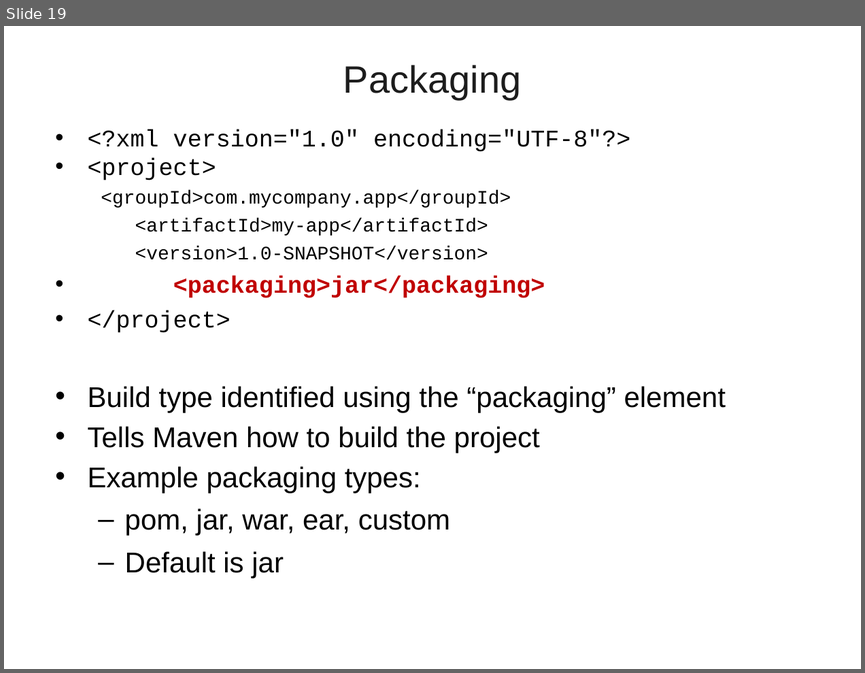
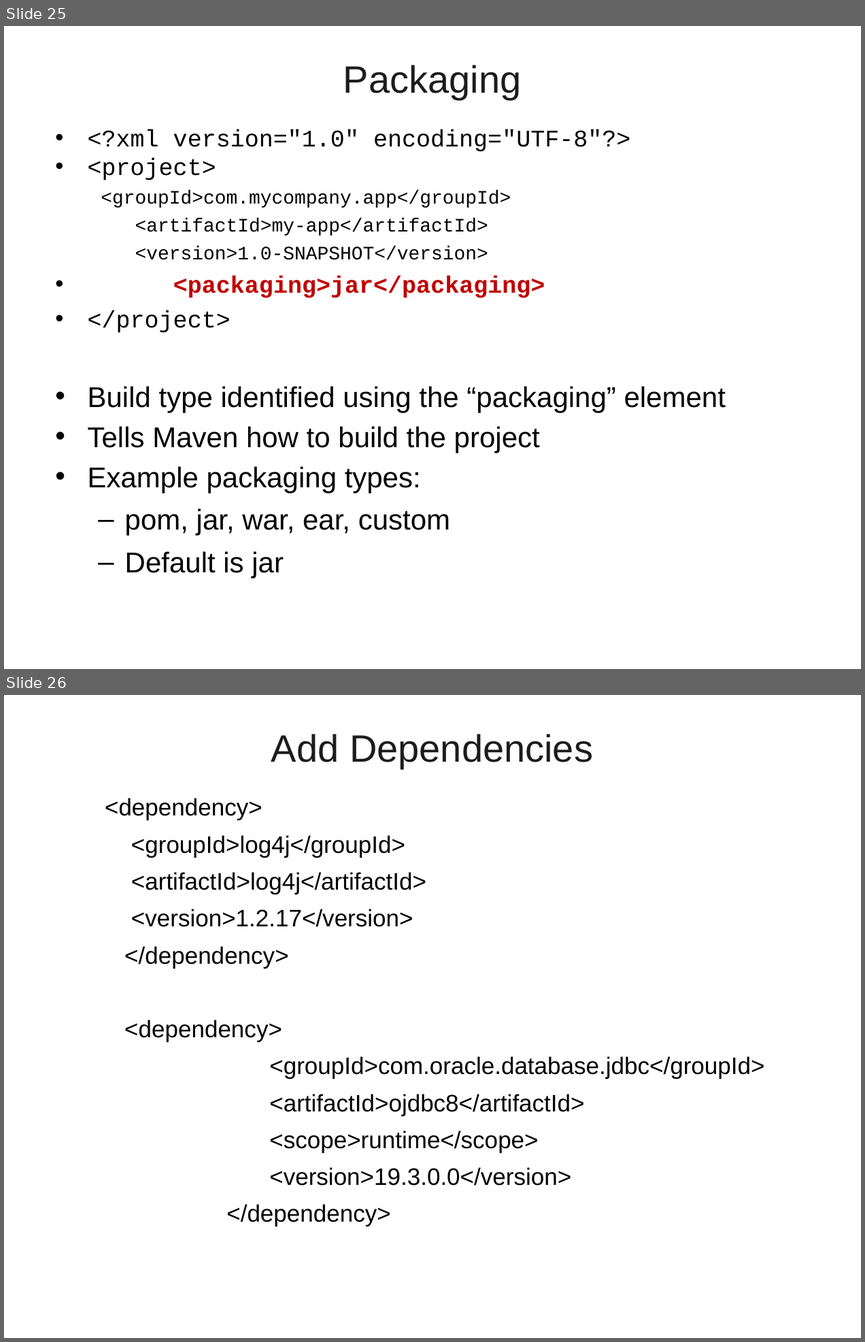
Before and after one commit to vatsanTraining/lumen_sep_2021, a slide deck: Maven01.ppt. Shown one above the other, each under a label of ours: slide 19 before the commit, slides 25 and 26 after it. The pictures are 865x673 and 865x1342 pixels, drawn with LibreOffice and Linux fonts; fonts in the diff are those of the drawing; background and template pictures are left out. Boxes give left, top, right and bottom in pixels: in the first picture for what was removed or moved away, otherwise in the second. Text is boxed around its words. In the diff, an @@ line names an element or a change of style, - is before the commit and + after.

```diff
--- a/Maven01.ppt
+++ b/Maven01.ppt
@@ slide 26 added at box(4, 695, 861, 1338), background picture (left out) @@
@@ title added at box(271, 734, 593, 769), 32 pt, text #1C1C1C @@
+Add Dependencies
@@ text added at box(105, 798, 764, 1226), 20 pt, text #000000 @@
+  <dependency>
+  <groupId>log4j</groupId>
+  <artifactId>log4j</artifactId>
+  <version>1.2.17</version>
+  </dependency>
+  <dependency>
+  <groupId>com.oracle.database.jdbc</groupId>
+  <artifactId>ojdbc8</artifactId>
+  <scope>runtime</scope>
+  <version>19.3.0.0</version>
+  </dependency>
@@ what was slide 19 is now slide 25 @@
```
Also in this commit, not shown: 1 slide changed, 4 other slides added.
